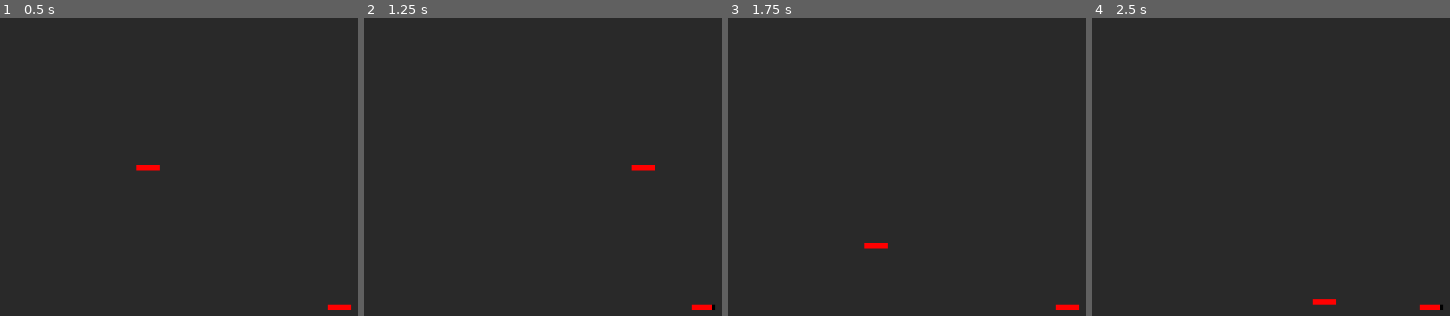
Above: before the commit, frames 1-4 (left to right).
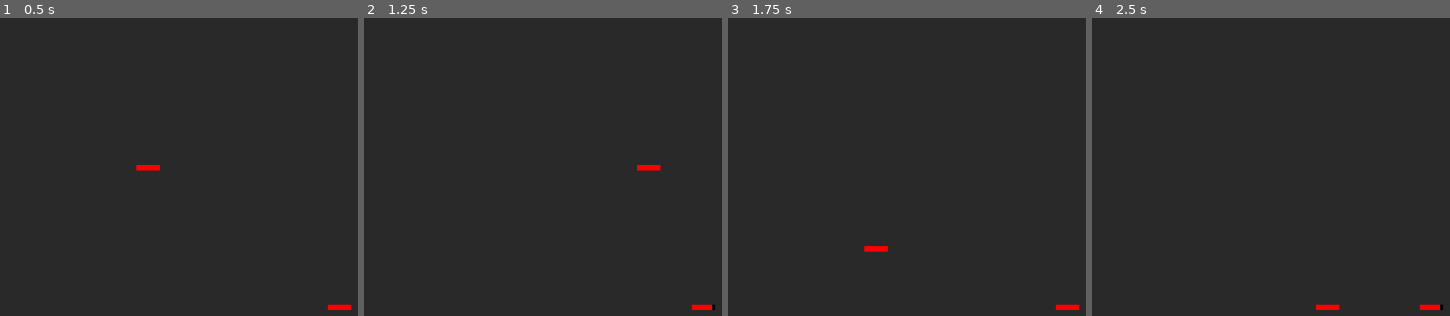
Above: after the commit, the same moments.

Repository: James-Fraser-Jones/scratch
Game: Godot game, scene res://scenes/main/main.tscn
Same seed, same stepped clock (60 frames per second), same inputs: the game is played once before the commit and once after it.
Inputs:
- Up to frame 1 (0.5 s): no input
- Up to frame 2 (1.25 s): tap Enter at 0.5 s; hold D (right) from 0.53 s (still down)
- Up to frame 3 (1.75 s): tap R (restart) at 1.25 s; release D (right) at 1.28 s; hold S (down) from 1.28 s (still down)
- Up to frame 4 (2.5 s): release S (down) at 2.03 s; hold D (right) from 2.03 s (still down)

Frame 1 is identical in both runs. In frame 2, less than 0.1% of the frame differs, in the area x 74-83%, y 49-52%; in frame 3, 0.2%; in frame 4, 0.3%, in the area x 61-70%, y 94-98%.

Commit message:
cleaned up single bullet example

Diff:
--- a/scenes/empty/empty.tscn
+++ b/scenes/empty/empty.tscn
@@ -2,5 +2,5 @@
 
 [ext_resource path="res://scenes/main/main.gd" type="Script" id=1]
 
-[node name="Empty" type="Node2D"]
+[node name="empty" type="Node2D"]
 script = ExtResource( 1 )
--- a/scenes/main/Bullet.gd
+++ b/scenes/main/Bullet.gd
@@ -1,11 +1,11 @@
-extends KinematicBody2D
+extends Area2D
 
-export var speed : float = 15
+export var speed : float = 1000
 
 func _physics_process(delta):
-	var collision = move_and_collide(Vector2.UP.rotated(transform.get_rotation()) * speed)
-	if collision:
-		queue_free()
+	position += Vector2.UP.rotated(transform.get_rotation()) * speed * delta
 
-func _on_HitBox_body_entered(body):
+func _on_bullet_body_entered(body):
+	if body.is_in_group("enemies"):
+		body.hurt(15)
 	queue_free()
--- a/scenes/main/Enemy.gd
+++ b/scenes/main/Enemy.gd
@@ -4,12 +4,9 @@
 
 func hurt(damage):
 	health -= damage
-	$HealthBar.value = health
+	$health_bar.value = health
 	if health <= 0:
 		queue_free()
 
-func _on_HitBox_body_entered(body):
-	hurt(15)
-
 #func _physics_process(delta):
 #	move_and_collide(Vector2.LEFT * 15)
--- a/scenes/main/main.tscn
+++ b/scenes/main/main.tscn
@@ -1,10 +1,10 @@
-[gd_scene load_steps=10 format=2]
+[gd_scene load_steps=9 format=2]
 
 [ext_resource path="res://scenes/main/main.gd" type="Script" id=1]
 [ext_resource path="res://scenes/main/player.gd" type="Script" id=2]
 [ext_resource path="res://resources/my_theme.tres" type="Theme" id=3]
-[ext_resource path="res://scenes/main/Enemy.gd" type="Script" id=4]
-[ext_resource path="res://scenes/main/Bullet.gd" type="Script" id=5]
+[ext_resource path="res://scenes/main/enemy.gd" type="Script" id=4]
+[ext_resource path="res://scenes/main/bullet.gd" type="Script" id=6]
 
 [sub_resource type="CircleShape2D" id=1]
 radius = 40.0
@@ -12,22 +12,21 @@
 [sub_resource type="RectangleShape2D" id=2]
 extents = Vector2( 40, 40 )
 
-[sub_resource type="CircleShape2D" id=4]
+[sub_resource type="CircleShape2D" id=6]
 
-[sub_resource type="CircleShape2D" id=5]
-
-[node name="Main" type="Node2D"]
+[node name="main" type="Node2D"]
 script = ExtResource( 1 )
 
-[node name="Player" type="KinematicBody2D" parent="."]
+[node name="player" type="KinematicBody2D" parent="."]
 position = Vector2( 100, -100 )
 collision_layer = 2
 script = ExtResource( 2 )
 
-[node name="CollisionShape2D" type="CollisionShape2D" parent="Player"]
+[node name="CollisionShape2D" type="CollisionShape2D" parent="player"]
+modulate = Color( 0.0784314, 1, 0, 1 )
 shape = SubResource( 1 )
 
-[node name="HealthBar" type="ProgressBar" parent="Player"]
+[node name="health_bar" type="ProgressBar" parent="player"]
 anchor_left = 0.5
 anchor_top = 1.0
 anchor_right = 0.5
@@ -44,15 +43,15 @@
 "_edit_use_anchors_": false
 }
 
-[node name="Enemy" type="KinematicBody2D" parent="."]
+[node name="enemy" type="KinematicBody2D" parent="." groups=["enemies"]]
 position = Vector2( 591, 258 )
 collision_layer = 4
 script = ExtResource( 4 )
 
-[node name="CollisionShape2D" type="CollisionShape2D" parent="Enemy"]
+[node name="CollisionShape2D" type="CollisionShape2D" parent="enemy"]
 shape = SubResource( 1 )
 
-[node name="HealthBar" type="ProgressBar" parent="Enemy"]
+[node name="health_bar" type="ProgressBar" parent="enemy"]
 anchor_left = 0.5
 anchor_top = 1.0
 anchor_right = 0.5
@@ -73,36 +72,28 @@
 current = true
 zoom = Vector2( 2, 2 )
 
-[node name="Obstacle" type="StaticBody2D" parent="."]
+[node name="obstacle" type="StaticBody2D" parent="."]
 collision_mask = 0
 
-[node name="CollisionShape2D" type="CollisionShape2D" parent="Obstacle"]
+[node name="CollisionShape2D" type="CollisionShape2D" parent="obstacle"]
 shape = SubResource( 2 )
 
-[node name="Obstacle2" type="StaticBody2D" parent="."]
+[node name="obstacle2" type="StaticBody2D" parent="."]
 position = Vector2( -228, -125 )
 collision_mask = 0
 
-[node name="CollisionShape2D" type="CollisionPolygon2D" parent="Obstacle2"]
+[node name="CollisionShape2D" type="CollisionPolygon2D" parent="obstacle2"]
 position = Vector2( -37, -29 )
 polygon = PoolVector2Array( -67, 29, -55, -81, 49, -51, 136, -118, 176, 13, 116, -66, 54, -18, -30, -49 )
 
-[node name="Bullet" type="KinematicBody2D" parent="."]
-position = Vector2( 7, 279 )
+[node name="bullet" type="Area2D" parent="."]
+position = Vector2( -2, 262 )
 rotation = 1.5708
 collision_layer = 8
-script = ExtResource( 5 )
+collision_mask = 5
+script = ExtResource( 6 )
 
-[node name="CollisionShape2D" type="CollisionShape2D" parent="Bullet"]
-shape = SubResource( 4 )
+[node name="CollisionShape2D" type="CollisionShape2D" parent="bullet"]
+shape = SubResource( 6 )
 
-[node name="HitBox" type="Area2D" parent="Bullet"]
-collision_layer = 8
-collision_mask = 4
-monitorable = false
-
-[node name="CollisionShape2D" type="CollisionShape2D" parent="Bullet/HitBox"]
-shape = SubResource( 5 )
-
-[connection signal="body_entered" from="Bullet/HitBox" to="Enemy" method="_on_HitBox_body_entered"]
-[connection signal="body_entered" from="Bullet/HitBox" to="Bullet" method="_on_HitBox_body_entered"]
+[connection signal="body_entered" from="bullet" to="bullet" method="_on_bullet_body_entered"]
--- a/scenes/main/player.gd
+++ b/scenes/main/player.gd
@@ -1,8 +1,6 @@
 extends KinematicBody2D
 
-
-
-export var speed : int = 8
+export var speed : int = 500
 
 var health : int = 100
 
@@ -25,7 +23,7 @@
 	pass
 
 func _physics_process(delta):
-	var move : Vector2 = lrud() * speed
+	var move : Vector2 = lrud() * speed * delta
 	var collision = move_and_collide(move)
 	if collision:
 		move_and_collide(collision.remainder.slide(collision.normal))
@@ -44,6 +42,6 @@
 
 func hurt(damage):
 	health -= damage
-	$HealthBar.value = health
+	$health_bar.value = health
 	if health <= 0:
 		queue_free()
